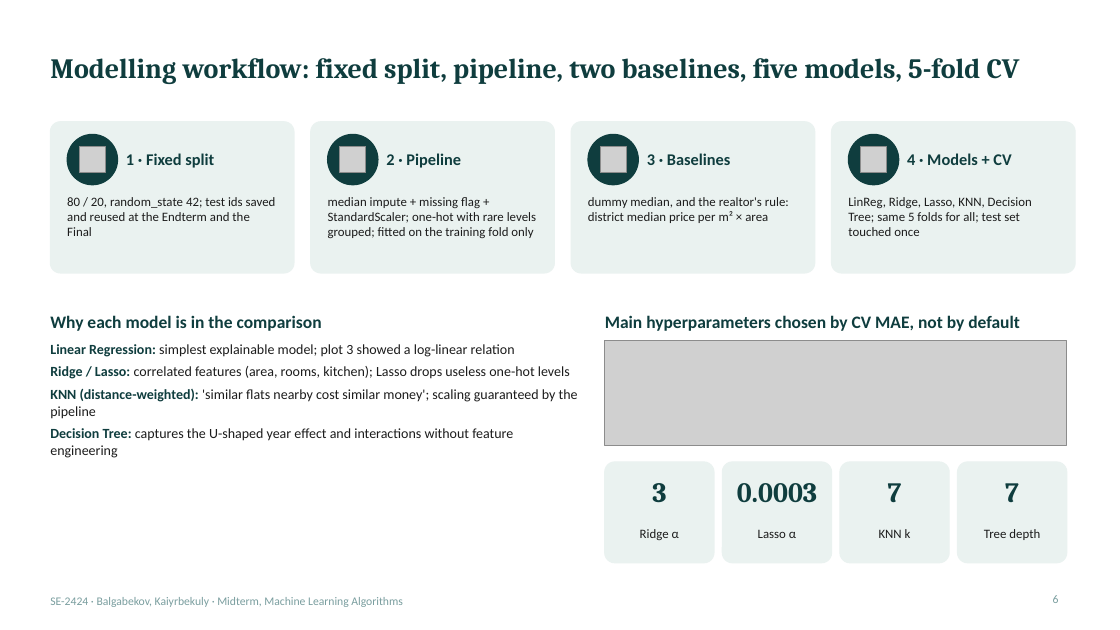
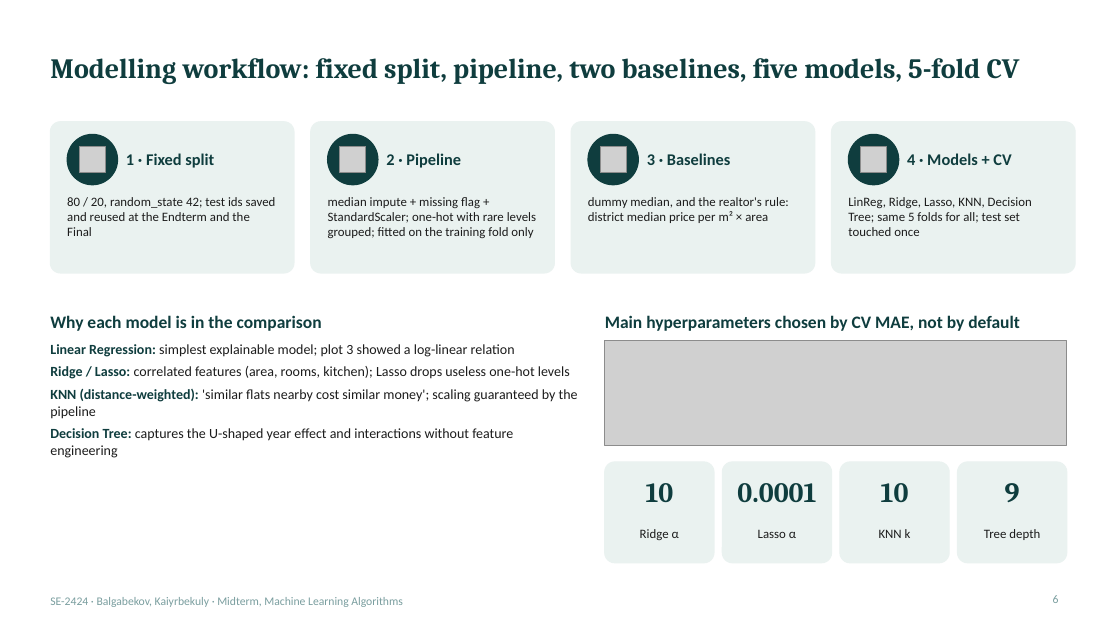
Before and after one commit to Newterios/mla_midtem, a slide deck: slide 6 of slides/Midterm_SE-2424_slides.pptx. Drawn at 1120x630 pixels with LibreOffice and Linux fonts; fonts in the diff are those of the drawing; grey boxes stand for pictures. Boxes give left, top, right and bottom in pixels: in the first picture for what was removed or moved away, otherwise in the second. Text is boxed around its words. In the diff, an @@ line names an element or a change of style, - is before the commit and + after.

Commit message:
Complete ad-page collection (second half, 8 Oct), final notebook run, saved model, updated slides and data card

```diff
--- a/slides/Midterm_SE-2424_slides.pptx
+++ b/slides/Midterm_SE-2424_slides.pptx
@@ text at (646, 483, 674, 502): text changed @@
-3
+10
@@ text at (737, 483, 816, 502): text changed @@
-0.0003
+0.0001
@@ text at (881, 483, 909, 502): text changed @@
-7
+10
@@ text at (1005, 483, 1020, 502): text changed @@
-7
+9
```
Also in this commit, not shown: 5 other slides changed, 40 other files.
